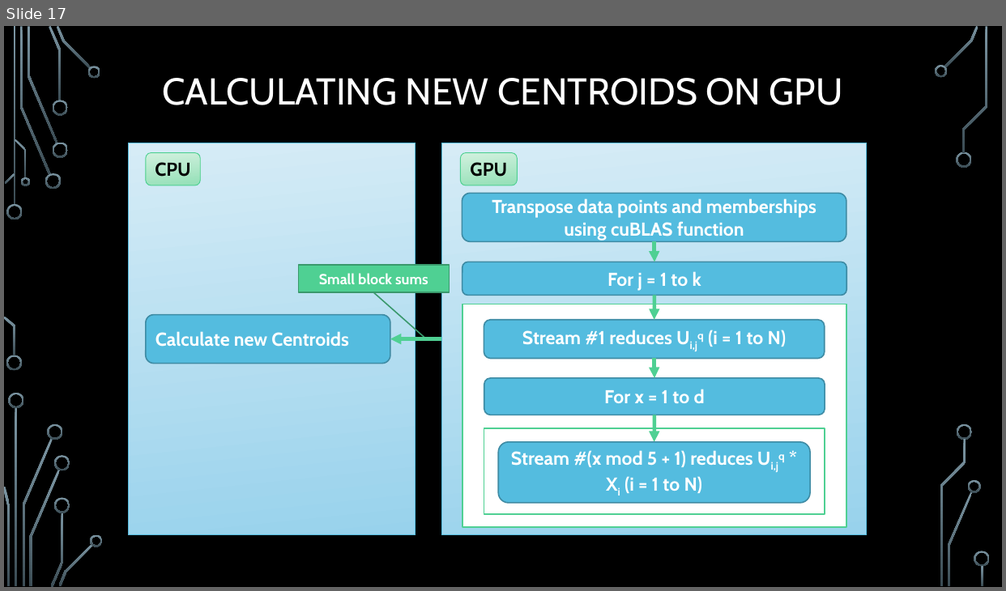
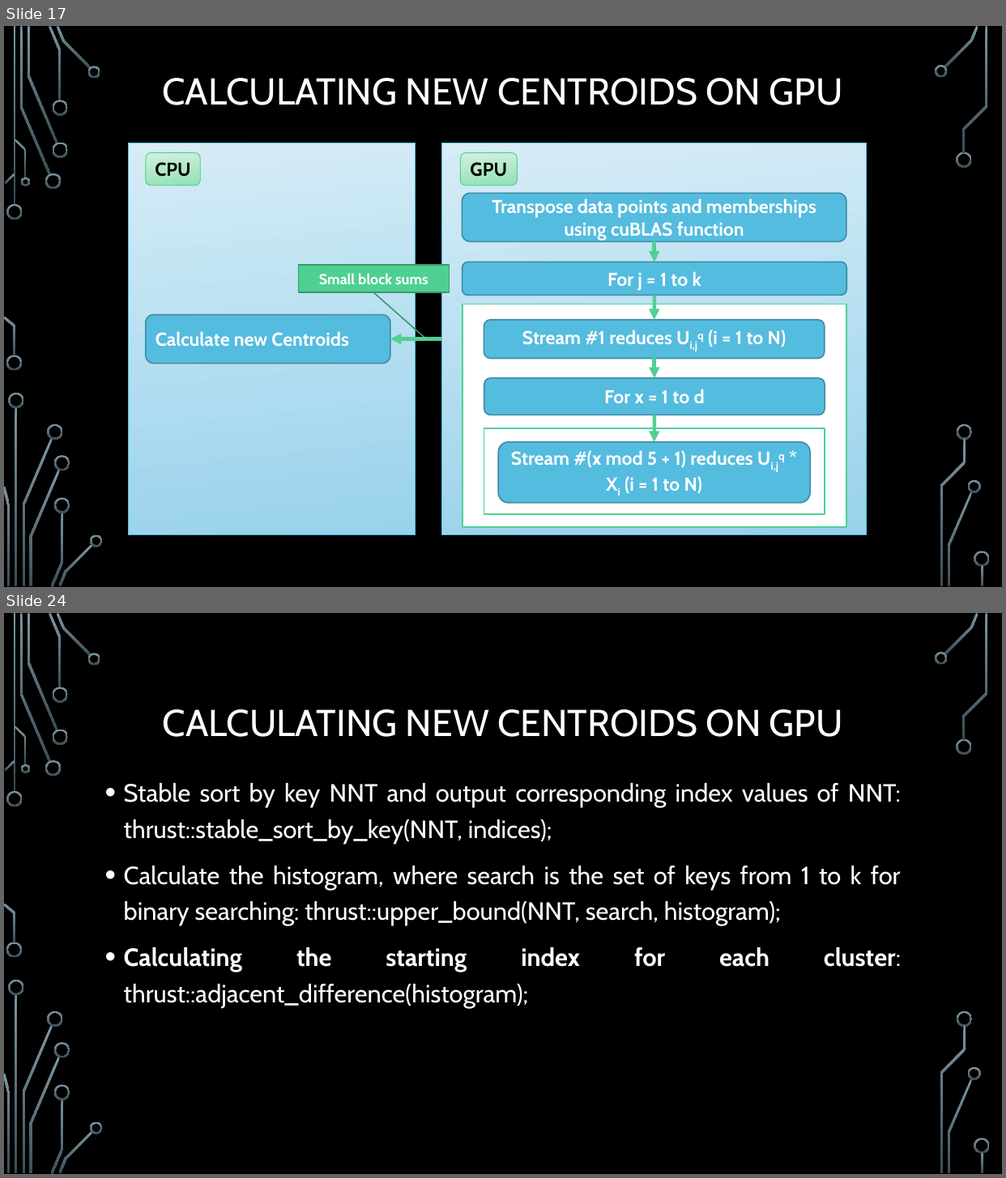
Before and after one commit to trungvdhp/master-ntou, a slide deck: ImageProcessing/Speeding up GFKM.pptx. Shown one above the other, each under a label of ours: slide 17 before the commit, slides 17 and 24 after it; the slides between them are not shown. The pictures are 1006x591 and 1006x1178 pixels, drawn with LibreOffice and Linux fonts; fonts in the diff are those of the drawing; background and template pictures are left out. Boxes give left, top, right and bottom in pixels: in the first picture for what was removed or moved away, otherwise in the second. Text is boxed around its words. In the diff, an @@ line names an element or a change of style, - is before the commit and + after.

```diff
--- a/ImageProcessing/Speeding up GFKM.pptx
+++ b/ImageProcessing/Speeding up GFKM.pptx
@@ slide 24 added at bbox=[4, 613, 1002, 1174], background picture (left out); not listed: 36 template elements that a slide beside it also shows @@
@@ title added at bbox=[163, 709, 843, 737], 36 pt, text #FFFFFF @@
+CALCULATING NEW CENTROIDS ON GPU
@@ text added at bbox=[124, 783, 901, 1008], 24 pt, text #FFFFFF @@
+• Stable sort by key NNT and output corresponding index values of NNT: thrust::stable_sort_by_key(NNT, indices);
+• Calculate the histogram, where search is the set of keys from 1 to k for binary searching: thrust::upper_bound(NNT, search, histogram);
+• Calculating the starting index for each cluster: thrust::adjacent_difference(histogram);
```
Also in this commit, not shown: 10 slides changed, 4 other slides added.
